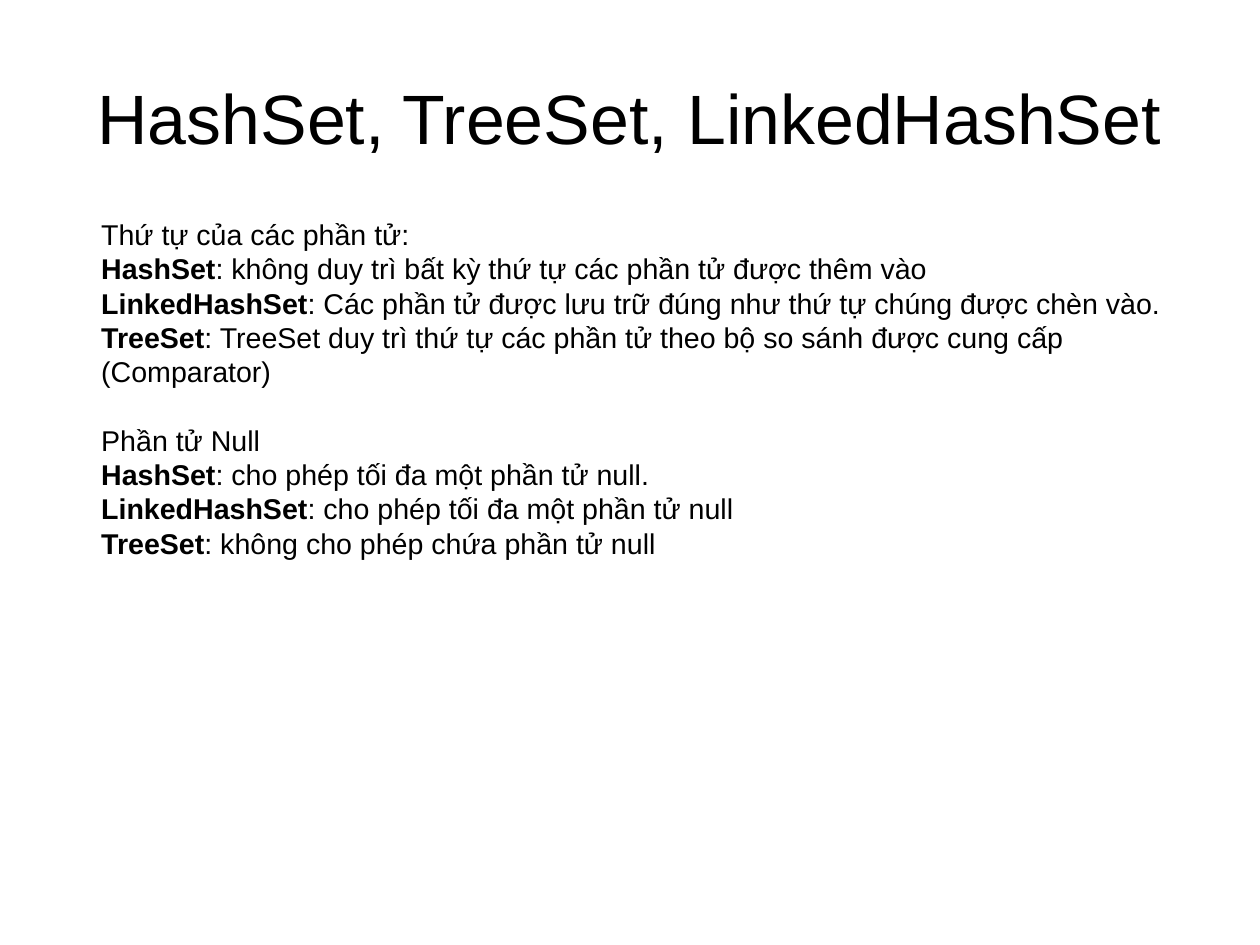
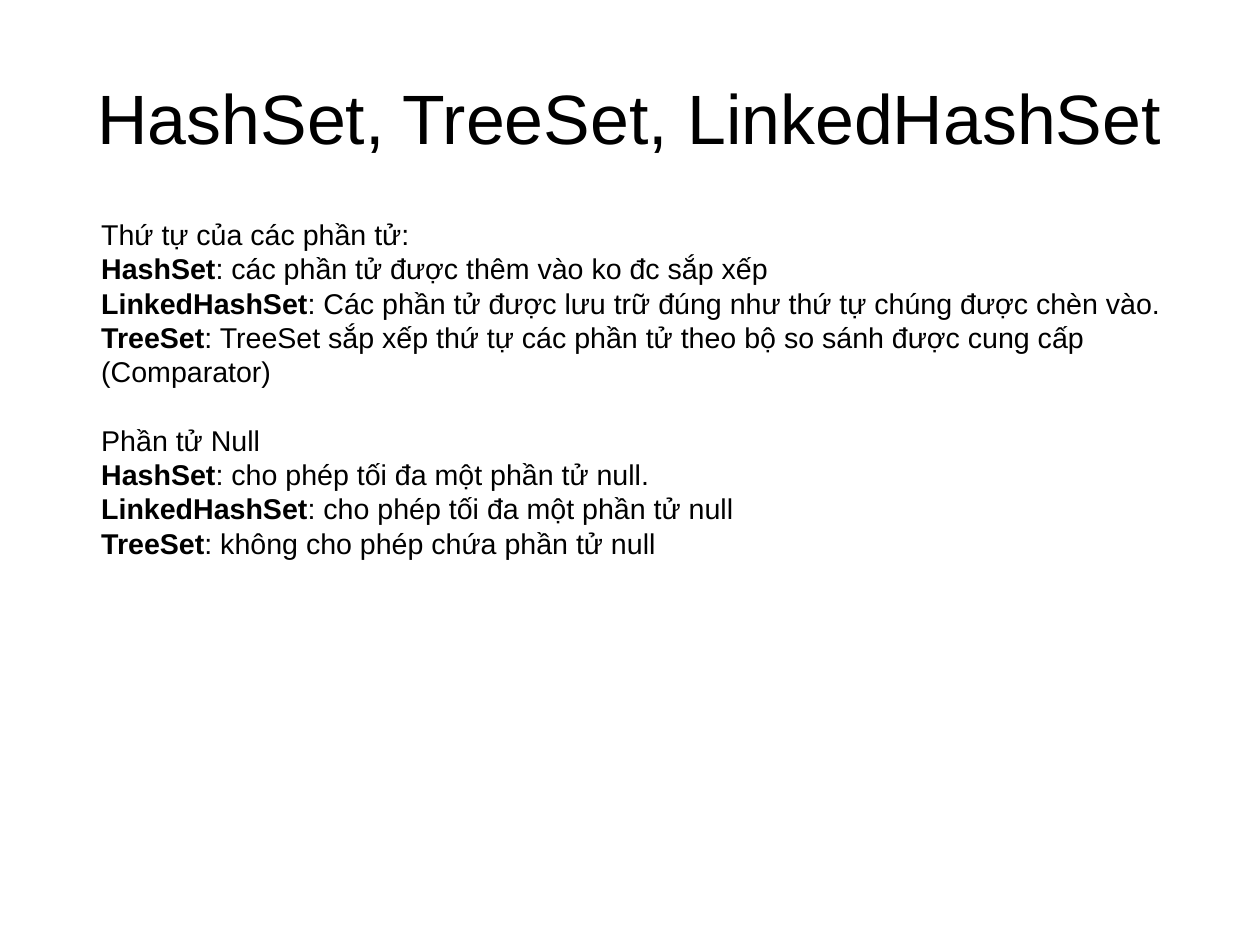
Before and after one commit to truongphan/documents, a slide deck: slide 7 of Collections.pptx. Drawn at 1260x945 pixels with LibreOffice and Linux fonts; fonts in the diff are those of the drawing. Boxes give left, top, right and bottom in pixels: in the first picture for what was removed or moved away, otherwise in the second. Text is boxed around its words. In the diff, an @@ line names an element or a change of style, - is before the commit and + after.

```diff
--- a/Collections.pptx
+++ b/Collections.pptx
@@ text at [101,257,768,285]: text changed @@
-HashSet: không duy trì bất kỳ thứ tự các phần tử được thêm vào
+HashSet: các phần tử được thêm vào ko đc sắp xếp
@@ text at [101,326,1084,388]: text changed @@
-TreeSet: TreeSet duy trì thứ tự các phần tử theo bộ so sánh được cung cấp (Comparator)
+TreeSet: TreeSet sắp xếp thứ tự các phần tử theo bộ so sánh được cung cấp (Comparator)
```
Also in this commit, not shown: 1 other file.
